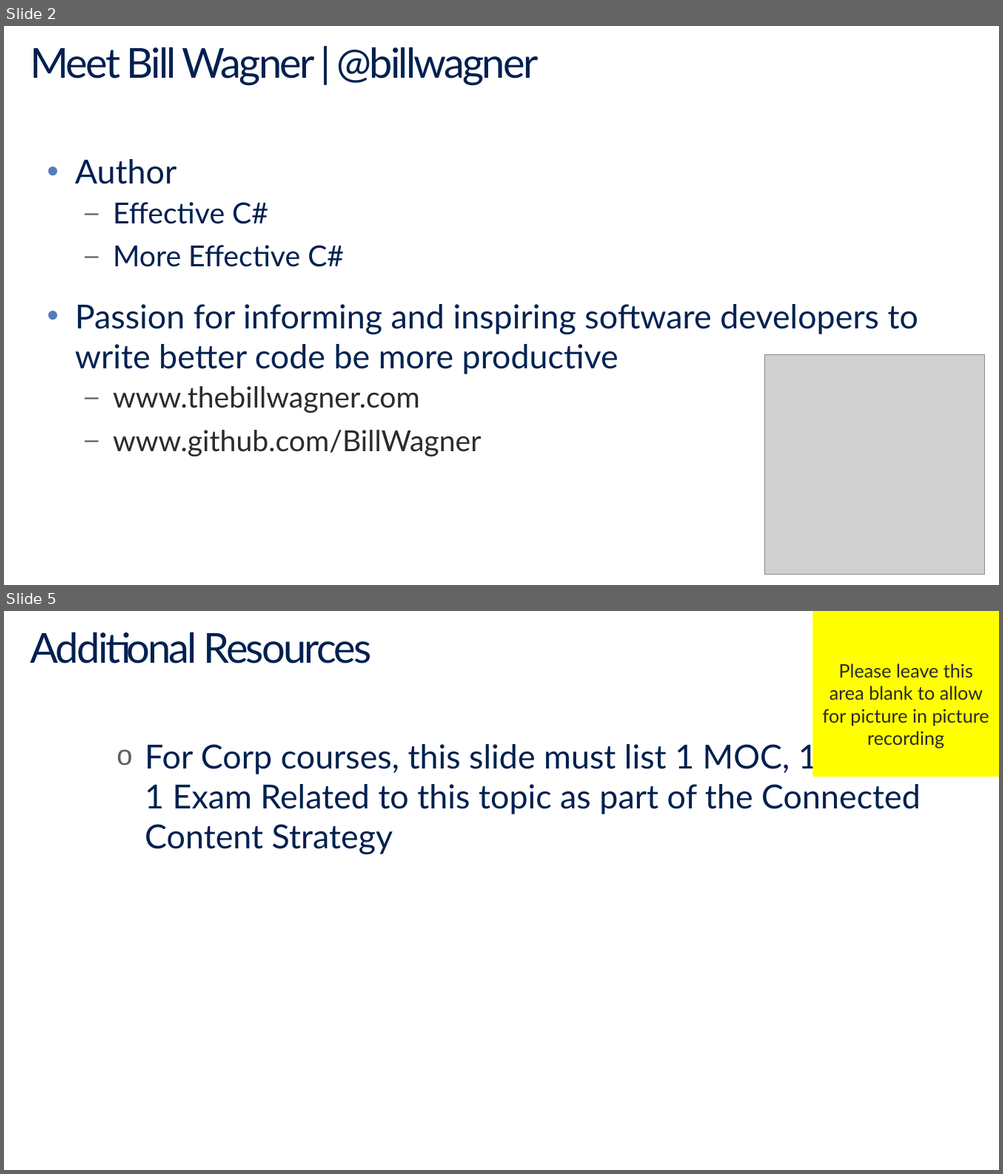
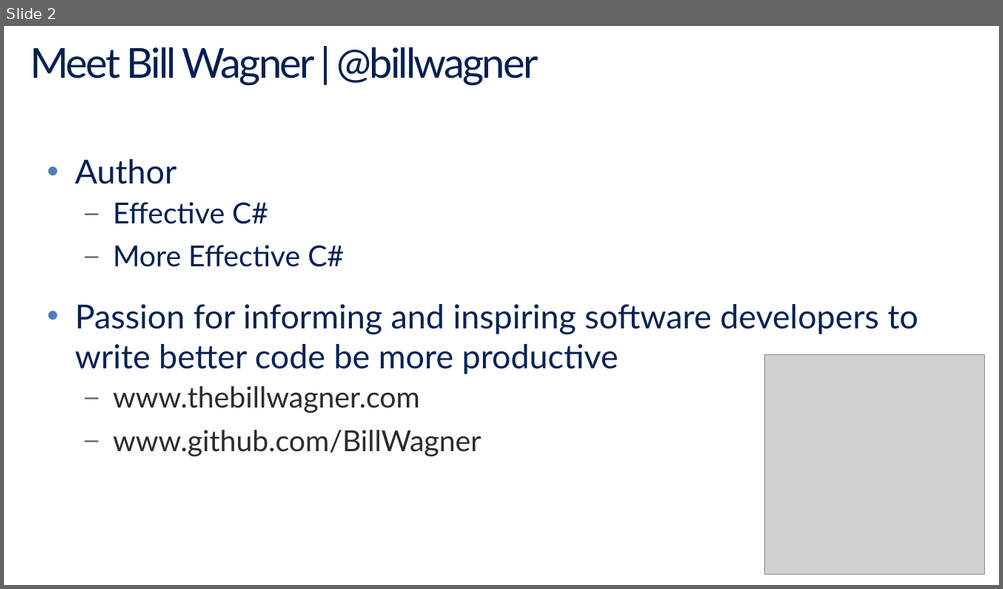
Before and after one commit to BillWagner/MVA-CSharp6, a slide deck: Slides/MVA-What'sNewC#6-Module1.pptx. Shown one above the other, each under a label of ours: slides 2 and 5 before the commit, slide 2 after it; the slides between them are not shown. The pictures are 1003x1174 and 1003x589 pixels, drawn with LibreOffice and Linux fonts; fonts in the diff are those of the drawing; grey boxes stand for pictures. Boxes give left, top, right and bottom in pixels: in the first picture for what was removed or moved away, otherwise in the second. Text is boxed around its words. In the diff, an @@ line names an element or a change of style, - is before the commit and + after.

```diff
--- a/Slides/MVA-What'sNewC#6-Module1.pptx
+++ b/Slides/MVA-What'sNewC#6-Module1.pptx
@@ slide 5 removed at (4, 611, 999, 1170), background #FFFFFF @@
@@ title removed at (31, 632, 372, 664) @@
-Additional Resources
@@ rectangle removed at (812, 611, 999, 777) @@
-Please leave this area blank to allow for picture in picture recording
@@ text removed at (145, 741, 971, 855) @@
-    o For Corp courses, this slide must list 1 MOC, 1 Book ,and 1 Exam Related to this topic as part of the Connected Content Strategy
```
Also in this commit, not shown: 7 slides changed, 2 slides added, 1 other slide removed, 4 other files.
